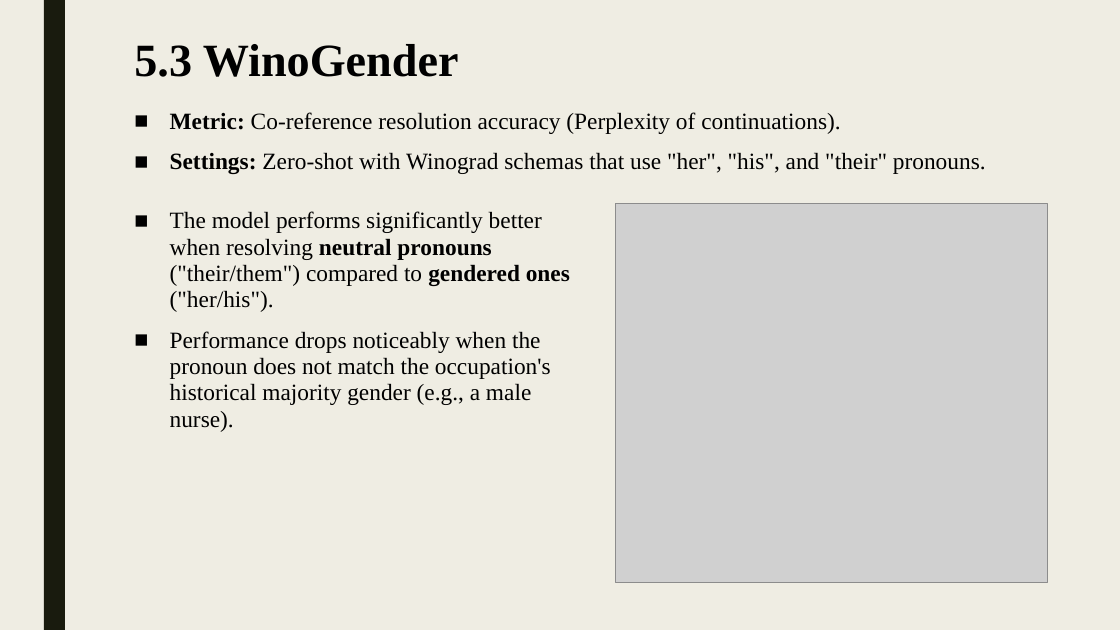
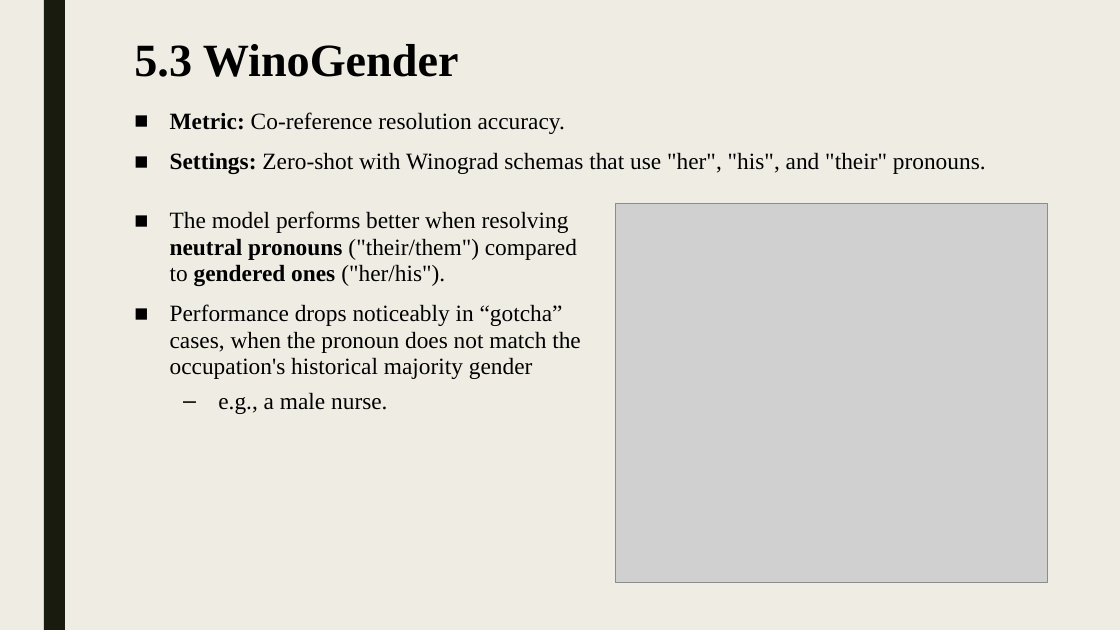
Before and after one commit to shlomi1993/llm-from-scratch, a slide deck: slide 19 of presentation/Lecture Slides.pptx. Drawn at 1120x630 pixels with LibreOffice and Linux fonts; fonts in the diff are those of the drawing; grey boxes stand for pictures. Boxes give left, top, right and bottom in pixels: in the first picture for what was removed or moved away, otherwise in the second. Text is boxed around its words. In the diff, an @@ line names an element or a change of style, - is before the commit and + after.

```diff
--- a/presentation/Lecture Slides.pptx
+++ b/presentation/Lecture Slides.pptx
@@ text at box(170, 112, 565, 134): text changed @@
-■ Metric: Co-reference resolution accuracy (Perplexity of continuations).
+■ Metric: Co-reference resolution accuracy.
@@ text at box(170, 211, 581, 414): text changed @@
-■ The model performs significantly better when resolving neutral pronouns ("their/them") compared to gendered ones ("her/his").
-■ Performance drops noticeably when the pronoun does not match the occupation's historical majority gender (e.g., a male nurse).
+■ The model performs better when resolving neutral pronouns ("their/them") compared to gendered ones ("her/his").
+■ Performance drops noticeably in “gotcha” cases, when the pronoun does not match the occupation's historical majority gender
+  – e.g., a male nurse.
```
Also in this commit, not shown: 11 other slides changed, 4 other files.
